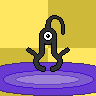
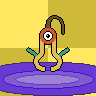
Layer changes from the first 96px x 96px image to the second:
added group "Shiny" with 4 layers above "Group" over box(27, 16, 69, 71)
added layer "Stem" in group "Shiny" over box(27, 16, 64, 64)
added layer "Mouth" in group "Shiny" over box(27, 16, 69, 71)
added layer "Body" in group "Shiny" over box(27, 16, 69, 71)
added layer "Leaves" in group "Shiny" over box(27, 16, 69, 71)